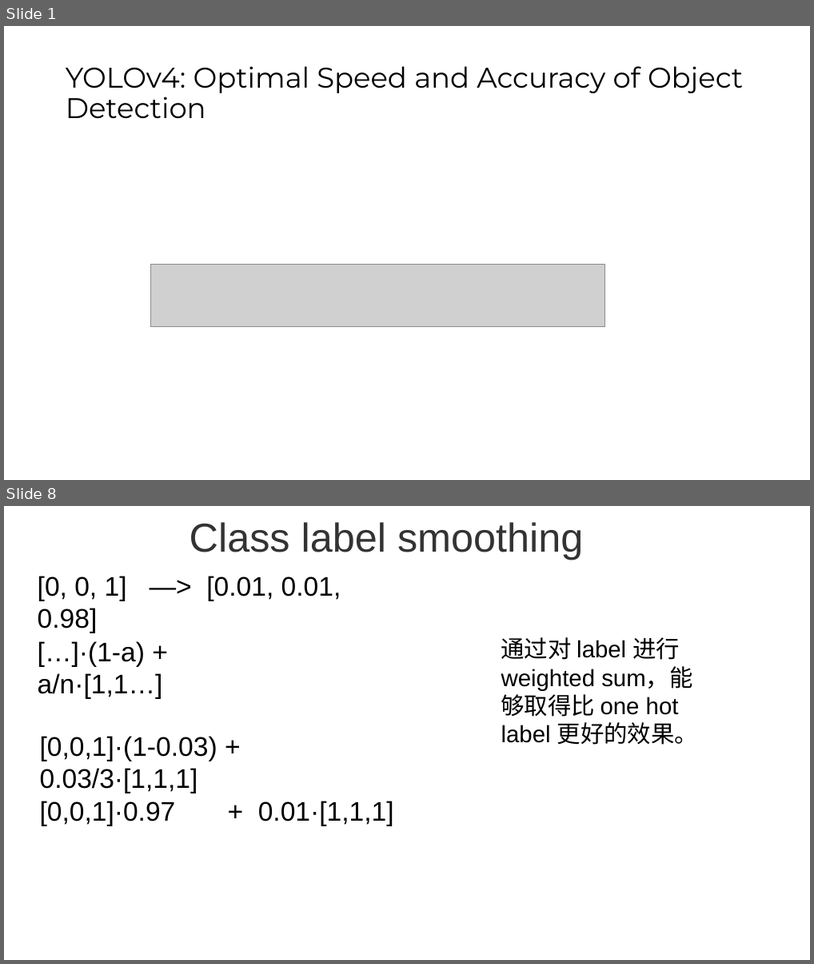
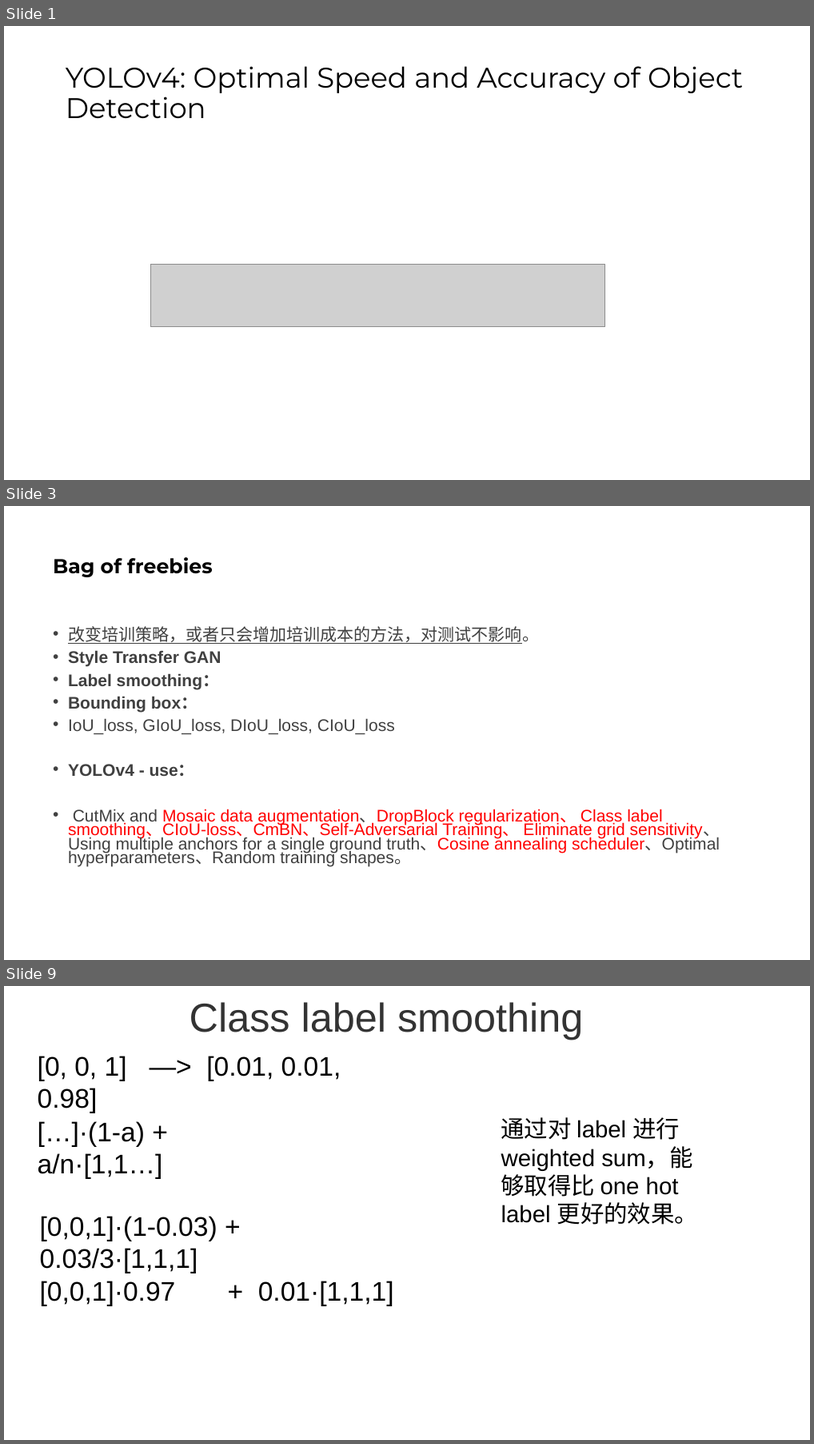
Before and after one commit to Adnios/DVS-gesture_recognition, a slide deck: tracking/YOLOv4.pptx. Shown one above the other, each under a label of ours: slides 1 and 8 before the commit, slides 1, 3 and 9 after it; the slides between them are not shown. The pictures are 814x964 and 814x1444 pixels, drawn with LibreOffice and Linux fonts; fonts in the diff are those of the drawing; grey boxes stand for pictures. Boxes give left, top, right and bottom in pixels: in the first picture for what was removed or moved away, otherwise in the second. Text is boxed around its words. In the diff, an @@ line names an element or a change of style, - is before the commit and + after.

```diff
--- a/tracking/YOLOv4.pptx
+++ b/tracking/YOLOv4.pptx
@@ slide 3 added at (4, 506, 810, 960), background #FFFFFF @@
@@ title added at (53, 557, 213, 577), 24 pt, text #000000, bold @@
+Bag of freebies
@@ text added at (68, 626, 720, 867), 20 pt, text #404040 @@
+• 改变培训策略，或者只会增加培训成本的方法，对测试不影响。
+• Style Transfer GAN
+• Label smoothing：
+• Bounding box：
+• IoU_loss, GIoU_loss, DIoU_loss, CIoU_loss
+• YOLOv4 - use：
+• CutMix and Mosaic data augmentation、DropBlock regularization、 Class label smoothing、CIoU-loss、CmBN、Self-Adversarial Training、 Eliminate grid sensitivity、Using multiple anchors for a single ground truth、Cosine annealing scheduler、Optimal hyperparameters、Random training shapes。
@@ what was slide 8 is now slide 9 @@
```
Also in this commit, not shown: 5 slides changed, 9 other slides added, 1 slide removed, 11 other files.
